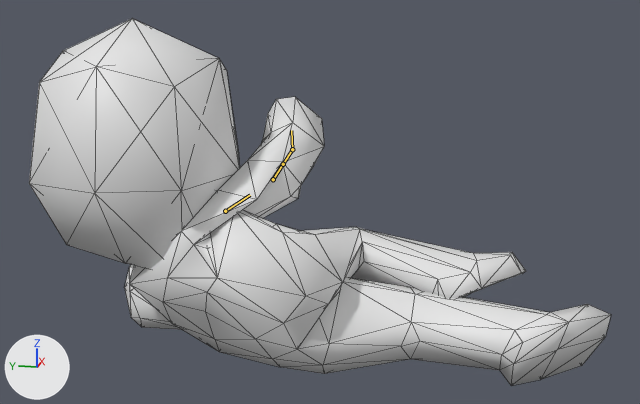
What one commit did to the glTF model PlayerCharacter/Import/Upset Ned.glb.
Before and after are seen from a 50 mm lens placed at (-1.301, -0.473, 0.584), pointed at (0.128, -0.187, 0.227). Lighting does not change. The marker at lower left points along +X, +Y and +Z. Both versions are drawn at frame 8 of the action 'slide_l'; the numbers are the values there. The bones that change are drawn over the model as lines. Mesh edges are drawn as thin lines.

The first picture shows 'basemesh'.
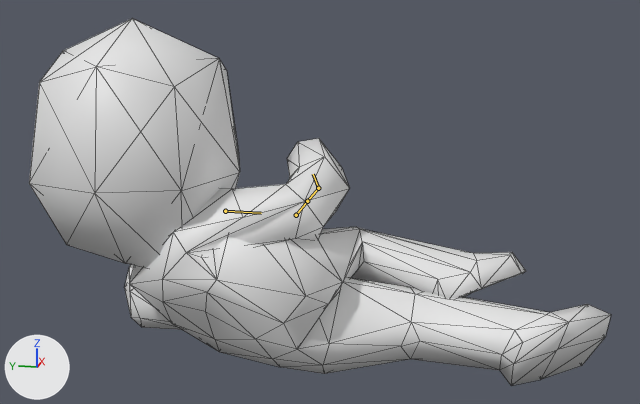
The change, as JSON lines over the scene's bpy script:
```json
{"block": "bone_def_upper_arm_r", "where": "bone_def_upper_arm_r = bpy.data.objects['rig'].pose.bones['DEF-upper_arm.R']"}
{"op": "set", "path": "bone_def_upper_arm_r.rotation_quaternion", "old": "(0.031, 0.974, -0.223, -0.012)", "new": "(0.46, 0.865, -0.182, -0.086)", "note": "degrees (176, 0, -26) -> degrees (124, -1, -23)"}
{"op": "set", "path": "bone_def_upper_arm_r.scale", "old": "(1.0, 1.0, 1.0)", "new": "(1.01, 0.98, 1.01)"}
{"block": "bone_def_forearm_r", "where": "bone_def_forearm_r = bpy.data.objects['rig'].pose.bones['DEF-forearm.R']  # child of 'DEF-upper_arm.R.001'"}
{"op": "set", "path": "bone_def_forearm_r.rotation_quaternion", "old": "(0.999, 0.006, -0.047, 0.019)", "new": "(0.912, 0.405, -0.042, 0.043)", "note": "degrees (1, -5, 2) -> degrees (48, -6, 3)"}
{"op": "set", "path": "bone_def_forearm_r.scale", "old": "(1.0, 1.0, 1.0)", "new": "(1.0, 0.97, 1.03)"}
{"block": "bone_def_forearm_r_001", "where": "bone_def_forearm_r_001 = bpy.data.objects['rig'].pose.bones['DEF-forearm.R.001']  # child of 'DEF-forearm.R'"}
{"op": "set", "path": "bone_def_forearm_r_001.rotation_quaternion", "old": "(0.966, 0.0, 0.257, 0.0)", "new": "(0.972, 0.0, 0.235, 0.0)", "note": "degrees (0, 30, 0) -> degrees (0, 27, 0)"}
{"block": "bone_def_hand_r", "where": "bone_def_hand_r = bpy.data.objects['rig'].pose.bones['DEF-hand.R']  # child of 'DEF-forearm.R.001'"}
{"op": "set", "path": "bone_def_hand_r.rotation_quaternion", "old": "(0.942, 0.223, 0.25, 0.016)", "new": "(0.94, 0.21, 0.224, 0.151)", "note": "degrees (29, 28, 9) -> degrees (30, 21, 24)"}
{"op": "set", "path": "bone_def_hand_r.scale", "old": "(1.0, 1.0, 1.0)", "new": "(1.0, 1.01, 0.99)"}
```

Changed parts and their boxes (x1, y1, x2, y2) in the pictures (640 x 404 px):
```json
{"object": "basemesh", "change": "posed", "before": [29, 18, 611, 386], "after": [29, 18, 611, 386]}
{"bone": "DEF-upper_arm.R", "before": "(225, 211) to (250, 195)", "after": "(225, 211) to (261, 213)"}
{"bone": "DEF-forearm.R", "before": "(273, 179) to (283, 164)", "after": "(296, 215) to (307, 201)"}
{"bone": "DEF-forearm.R.001", "before": "(283, 164) to (292, 149)", "after": "(307, 201) to (318, 188)"}
{"bone": "DEF-hand.R", "before": "(292, 149) to (291, 130)", "after": "(318, 188) to (313, 174)"}
```
